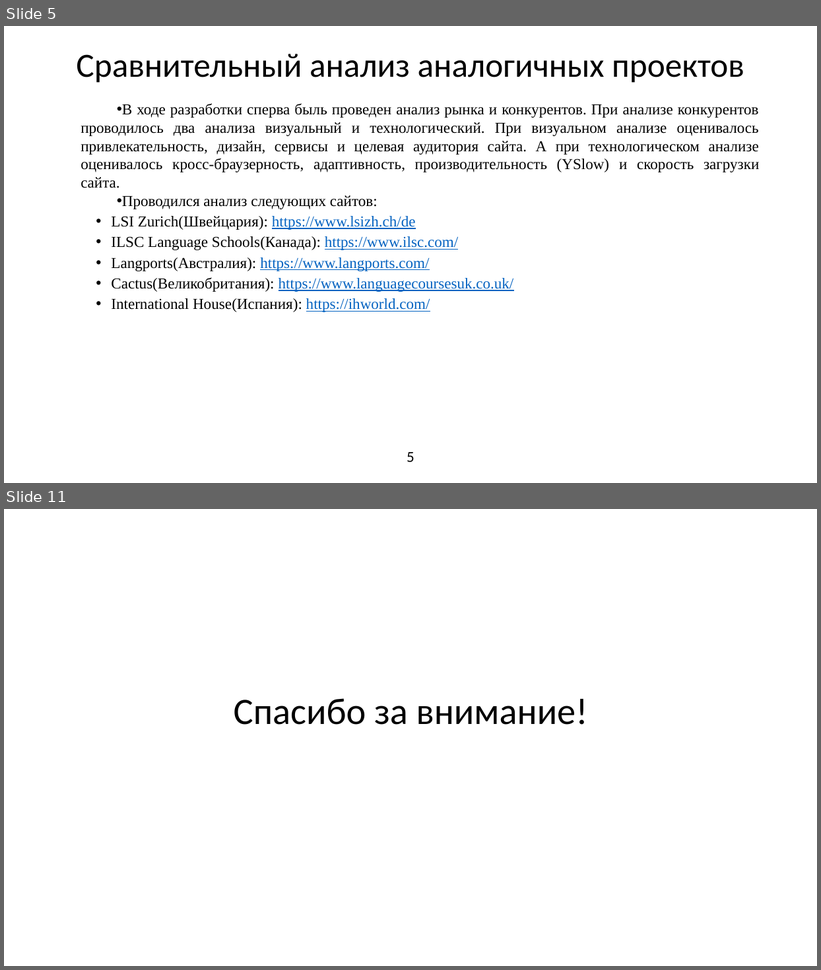
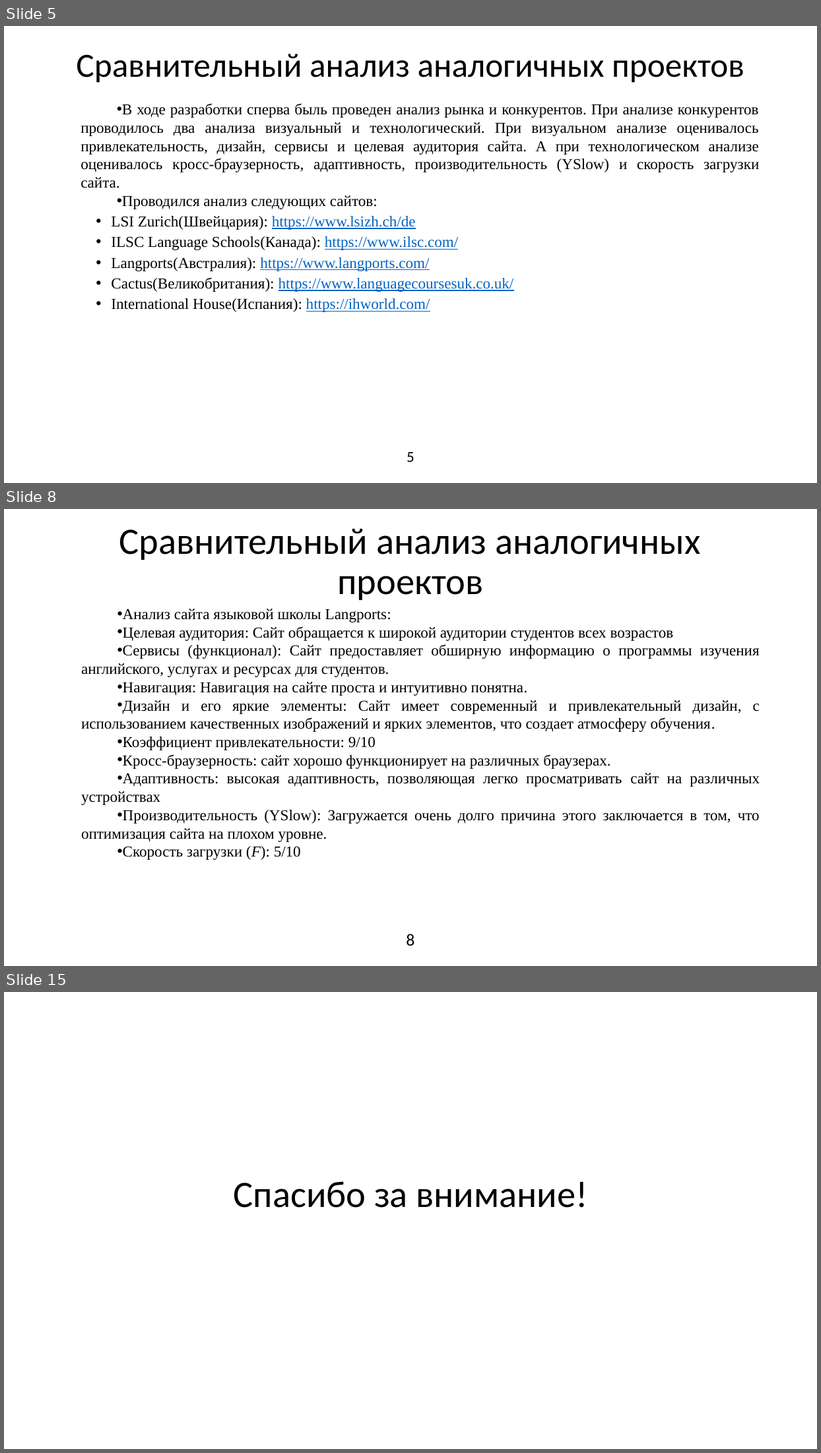
Before and after one commit to DiasEslyamov/github.io, a slide deck: Презентация для экзамена.pptx. Shown one above the other, each under a label of ours: slides 5 and 11 before the commit, slides 5, 8 and 15 after it; the slides between them are not shown. The pictures are 821x970 and 821x1453 pixels, drawn with LibreOffice and Linux fonts; fonts in the diff are those of the drawing. Boxes give left, top, right and bottom in pixels: in the first picture for what was removed or moved away, otherwise in the second. Text is boxed around its words. In the diff, an @@ line names an element or a change of style, - is before the commit and + after.

```diff
--- a/Презентация для экзамена.pptx
+++ b/Презентация для экзамена.pptx
@@ slide 8 added at (4, 509, 817, 966), background #FFFFFF @@
@@ title added at (120, 529, 700, 600), 44 pt, text #000000 @@
+Сравнительный анализ аналогичных проектов
@@ text added at (81, 609, 760, 860), 18 pt, text #000000 @@
+• Анализ сайта языковой школы Langports:
+• Целевая аудитория: Сайт обращается к широкой аудитории студентов всех возрастов
+• Сервисы (функционал): Сайт предоставляет обширную информацию о программы изучения английского, услугах и ресурсах для студентов.
+• Навигация: Навигация на сайте проста и интуитивно понятна.
+• Дизайн и его яркие элементы: Сайт имеет современный и привлекательный дизайн, с использованием качественных изображений и ярких элементов, что создает атмосферу обучения.
+• Коэффициент привлекательности: 9/10
+• Кросс-браузерность: сайт хорошо функционирует на различных браузерах.
+• Адаптивность: высокая адаптивность, позволяющая легко просматривать сайт на различных устройствах
+• Производительность (YSlow): Загружается очень долго причина этого заключается в том, что оптимизация сайта на плохом уровне.
+• Скорость загрузки (F): 5/10
@@ page number added at (406, 934, 415, 947), 20 pt, text #000000 @@
+8
@@ what was slide 11 is now slide 15 @@
```
Also in this commit, not shown: 4 slides changed, 4 other slides added, 1 slide removed.
